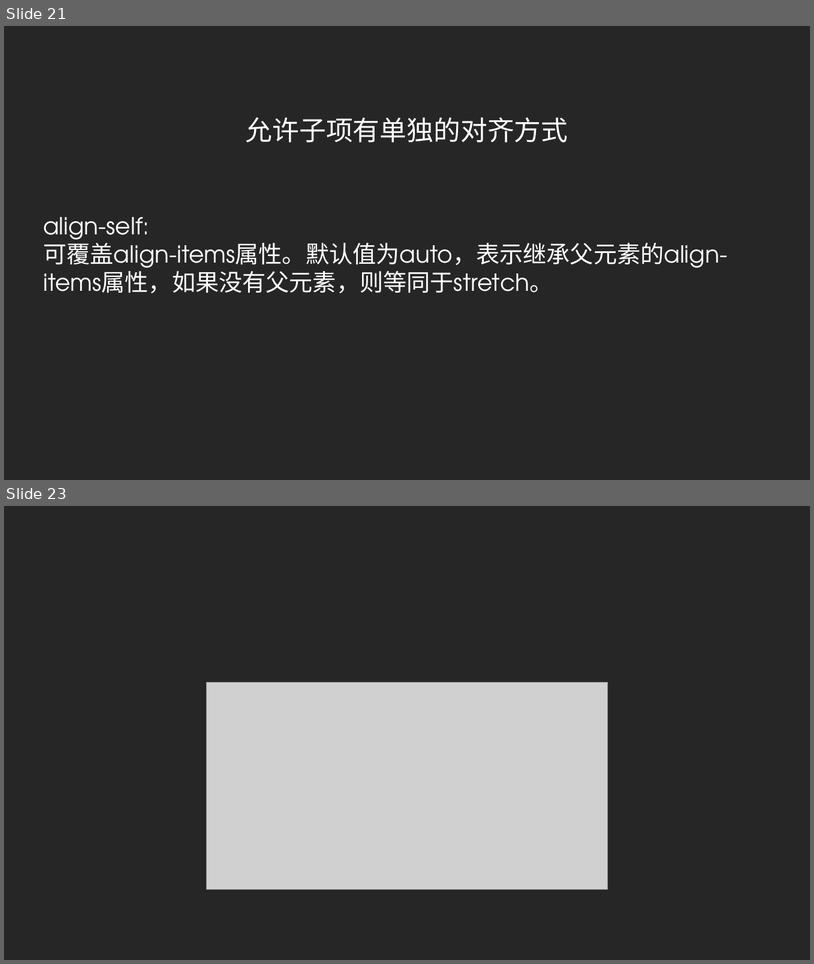
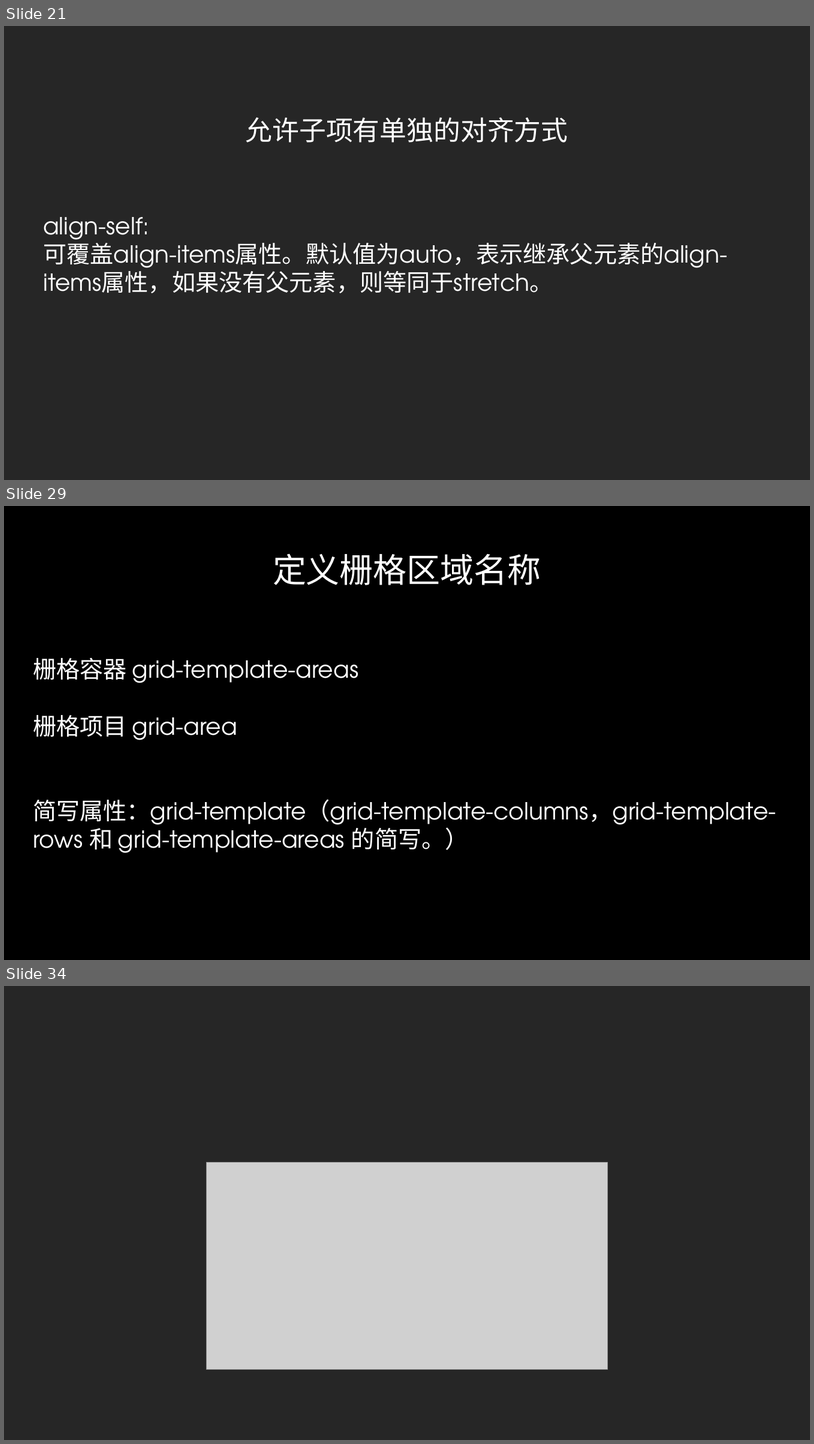
Before and after one commit to radiofly19841018/demo-flex, a slide deck: ppt/CSS Flex&Grid.pptx. Shown one above the other, each under a label of ours: slides 21 and 23 before the commit, slides 21, 29 and 34 after it; the slides between them are not shown. The pictures are 814x964 and 814x1444 pixels, drawn with LibreOffice and Linux fonts; fonts in the diff are those of the drawing; grey boxes stand for pictures; background and template pictures are left out. Boxes give left, top, right and bottom in pixels: in the first picture for what was removed or moved away, otherwise in the second. Text is boxed around its words. In the diff, an @@ line names an element or a change of style, - is before the commit and + after.

Commit message:
grid

```diff
--- a/ppt/CSS Flex&Grid.pptx
+++ b/ppt/CSS Flex&Grid.pptx
@@ slide 29 added at [4, 506, 810, 960], background picture (left out) @@
@@ title added at [273, 553, 542, 585], 40 pt, text gradient #FFFFFF to #A6A6A6 @@
+定义栅格区域名称
@@ text added at [33, 658, 776, 853], 28 pt, text #FFFFFF @@
+栅格容器 grid-template-areas
+栅格项目 grid-area
+简写属性：grid-template（grid-template-columns，grid-template-rows 和 grid-template-areas 的简写。）
@@ what was slide 23 is now slide 34 @@
```
Also in this commit, not shown: 11 other slides added, 1 slide removed, 5 other files.
